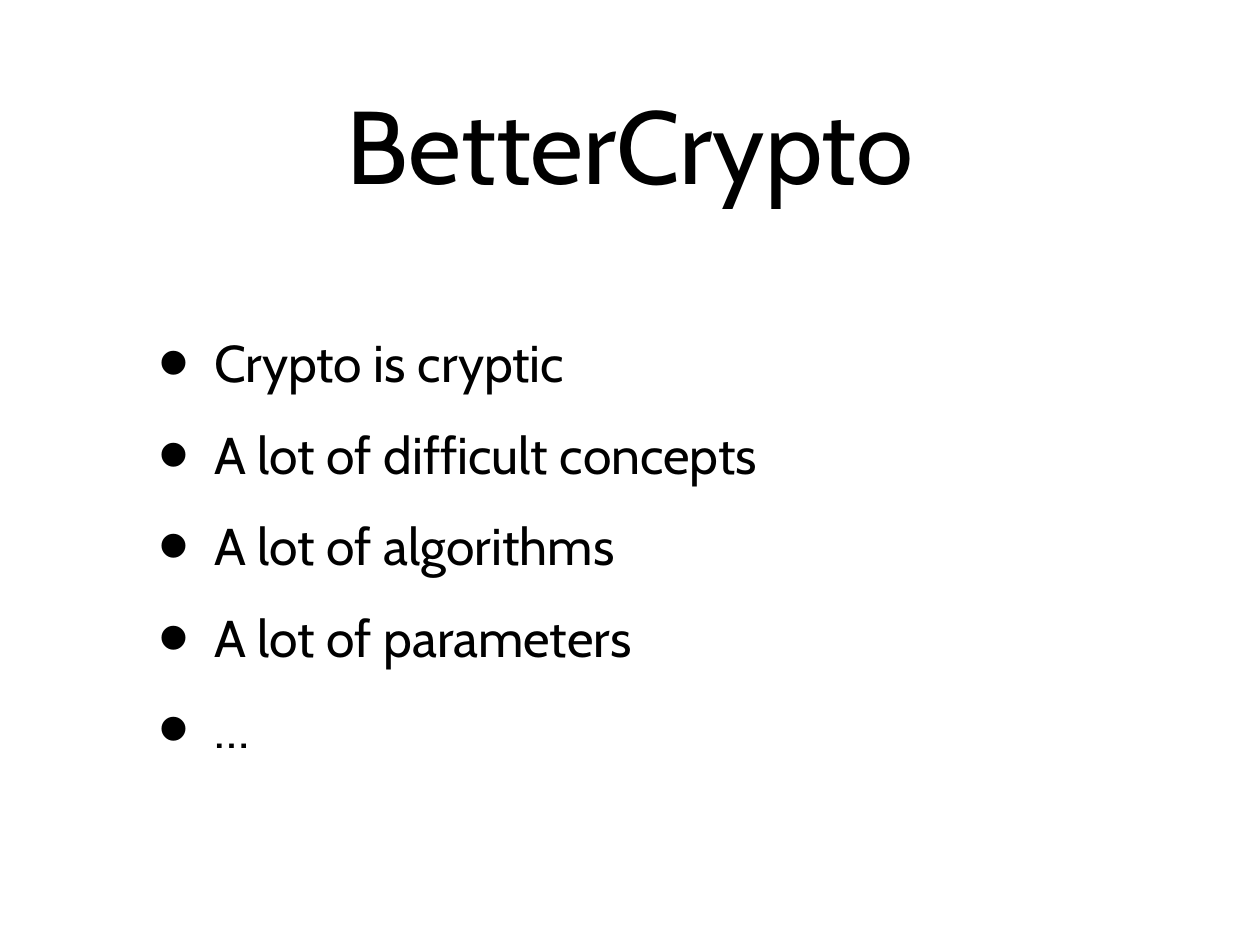
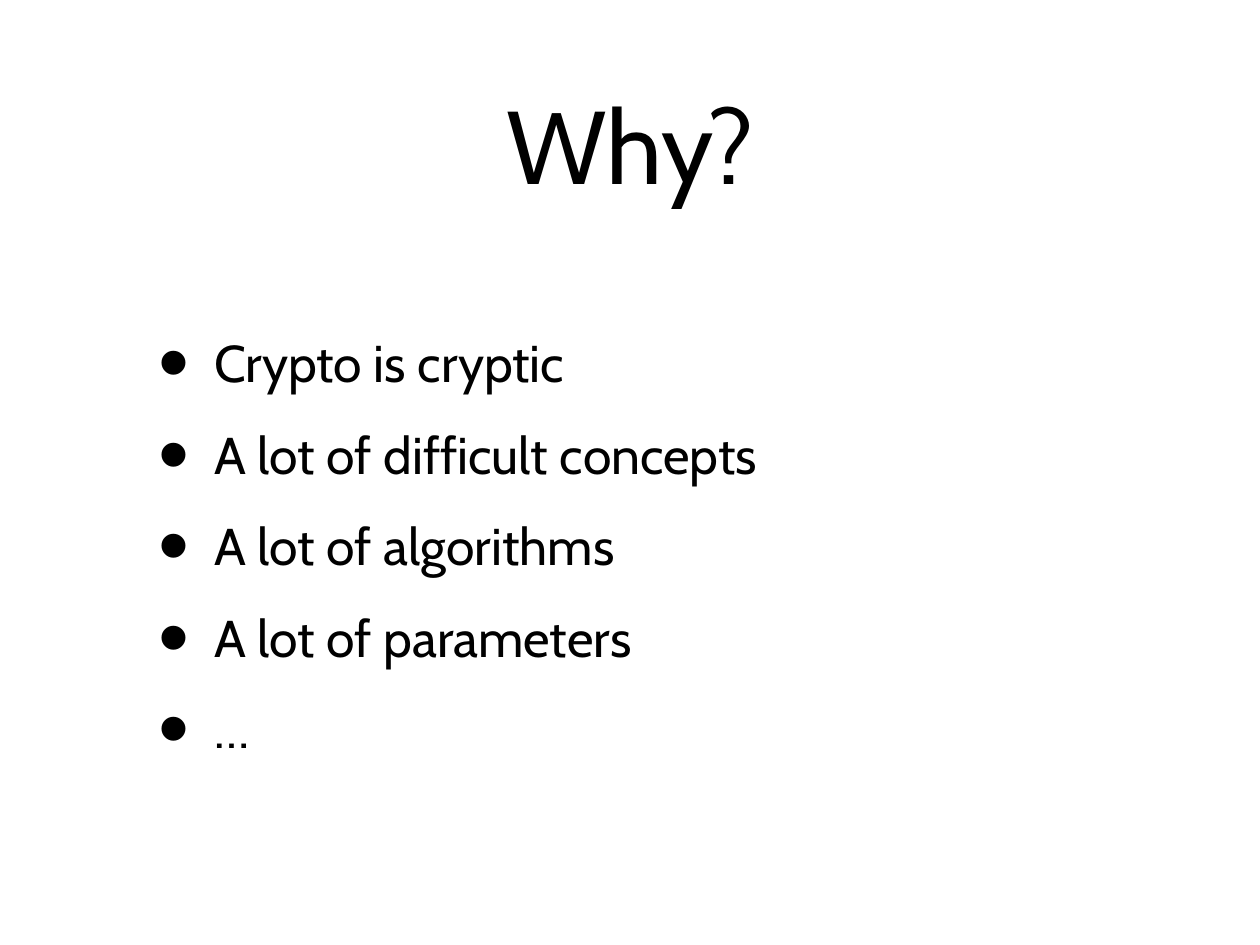
Before and after one commit to BetterCrypto/Applied-Crypto-Hardening, a slide deck: slide 11 of presentations/M3AWWG/draft_m3aawg.pptx (slide 7 before the commit). Drawn at 1260x945 pixels with LibreOffice and Linux fonts; fonts in the diff are those of the drawing. Boxes give left, top, right and bottom in pixels: in the first picture for what was removed or moved away, otherwise in the second. Text is boxed around its words. In the diff, an @@ line names an element or a change of style, - is before the commit and + after.

```diff
--- a/presentations/M3AWWG/draft_m3aawg.pptx
+++ b/presentations/M3AWWG/draft_m3aawg.pptx
@@ title at [506, 106, 753, 206]: text changed @@
-BetterCrypto
+Why?
```
Also in this commit, not shown: 8 other slides changed, 5 slides added.
